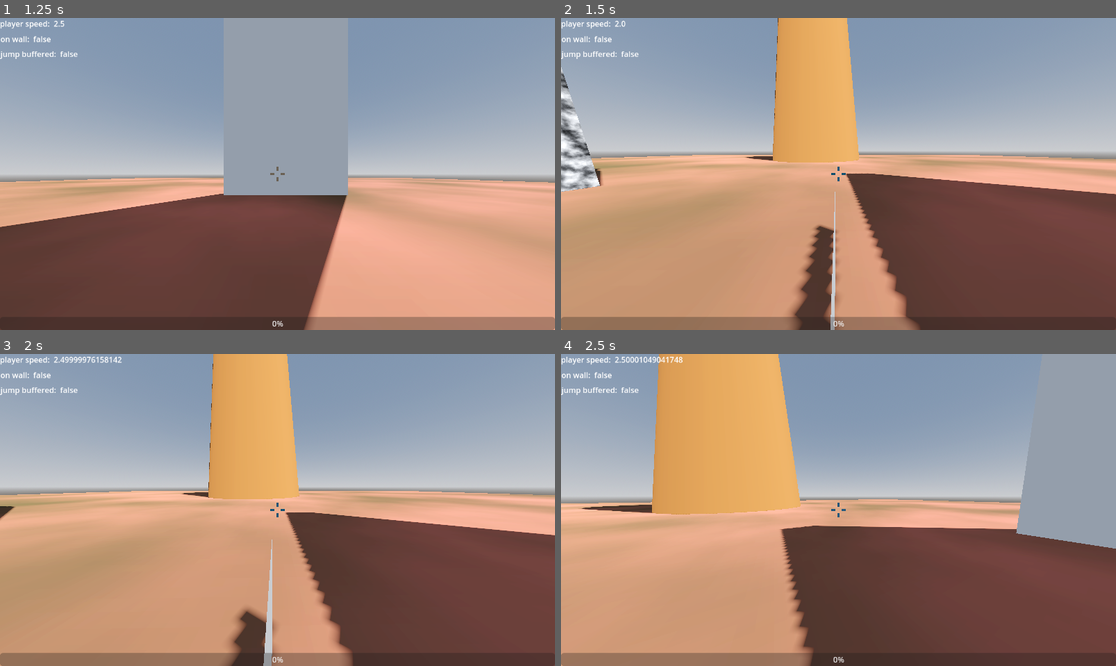
Above: before the commit, frames 1-4 (two rows, left to right).
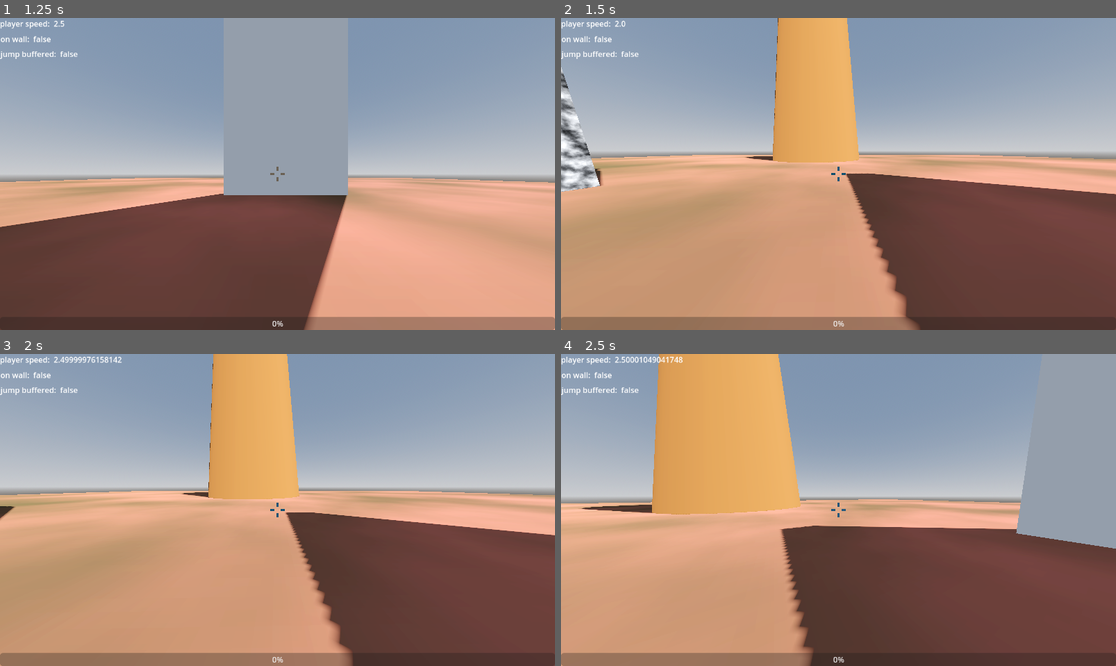
Above: after the commit, the same moments.

Repository: frederikhoheisel/pogotohell
Game: Godot game, scene res://level/test.tscn
The game is run twice, just before and just after one commit, with the same random seed, the same clock (stepped at 60 frames per second) and the same inputs.
Inputs (mouse positions are in pixels of both pictures, inside the frame that each line leads up to):
- Up to frame 1 (1.25 s): tap Enter at 0.5 s; move the mouse to (399, 158) at 0.52 s; hold D (right) from 0.53 s (still down); click (399, 158) at 0.67 s; tap Space (jump) at 0.77 s
- Up to frame 2 (1.5 s): move the mouse to (810, 174) at 1.27 s; release D (right) at 1.28 s; hold W (forward) from 1.28 s (still down)
- Up to frame 3 (2 s): keep holding W (forward); tap Space (jump) at 1.52 s
- Up to frame 4 (2.5 s): keep holding W (forward); move the mouse to (849, 503) at 2.02 s

Frame 1 is identical in both runs. In frame 2, 2.0% of the frame differs, in the area x 41-50%, y 55-100%; in frame 3, 1.4%; in frame 4, nothing differs.

Commit message:
some outline stuff

Diff:
--- a/pogo-to-hell/level/test.tscn
+++ b/pogo-to-hell/level/test.tscn
@@ -1,8 +1,7 @@
-[gd_scene load_steps=20 format=3 uid="uid://lwbfiwaigua3"]
+[gd_scene load_steps=19 format=3 uid="uid://lwbfiwaigua3"]
 
 [ext_resource type="PackedScene" uid="uid://cp0aw825yr8om" path="res://entities/player/player.tscn" id="1_dlp0f"]
 [ext_resource type="PackedScene" uid="uid://c1mxi56rrm2c4" path="res://ui/hud.tscn" id="2_8abgs"]
-[ext_resource type="PackedScene" uid="uid://4ndkdayx6bsf" path="res://ui/Screen_shader.tscn" id="3_sywkh"]
 
 [sub_resource type="ProceduralSkyMaterial" id="ProceduralSkyMaterial_dlp0f"]
 sky_horizon_color = Color(0.66224277, 0.6717428, 0.6867428, 1)
@@ -120,5 +119,3 @@
 operation = 2
 size = Vector3(20, 10, 20)
 material = SubResource("StandardMaterial3D_rsfpr")
-
-[node name="ScreenShader" parent="." instance=ExtResource("3_sywkh")]
--- a/pogo-to-hell/level/test_hans.tscn
+++ b/pogo-to-hell/level/test_hans.tscn
@@ -1,6 +1,7 @@
-[gd_scene load_steps=14 format=3 uid="uid://dj2jf17hpwxug"]
+[gd_scene load_steps=24 format=3 uid="uid://dj2jf17hpwxug"]
 
 [ext_resource type="PackedScene" uid="uid://4ndkdayx6bsf" path="res://ui/Screen_shader.tscn" id="1_cuaqy"]
+[ext_resource type="PackedScene" uid="uid://cp0aw825yr8om" path="res://entities/player/player.tscn" id="1_yjnc3"]
 
 [sub_resource type="ProceduralSkyMaterial" id="ProceduralSkyMaterial_myg2k"]
 sky_horizon_color = Color(0.66224277, 0.6717428, 0.6867428, 1)
@@ -44,6 +45,37 @@
 albedo_color = Color(1, 0.40392157, 0.2, 1)
 albedo_texture = SubResource("NoiseTexture2D_augfa")
 
+[sub_resource type="StandardMaterial3D" id="StandardMaterial3D_yjnc3"]
+albedo_color = Color(0.078431375, 1, 0.78431374, 1)
+
+[sub_resource type="StandardMaterial3D" id="StandardMaterial3D_idop5"]
+albedo_color = Color(0.44525665, 0.00014203385, 0.4468842, 1)
+
+[sub_resource type="StandardMaterial3D" id="StandardMaterial3D_rrrws"]
+albedo_color = Color(0.19215687, 1, 0.21960784, 1)
+
+[sub_resource type="StandardMaterial3D" id="StandardMaterial3D_augfa"]
+albedo_color = Color(0.8, 0.79607844, 0.12156863, 1)
+
+[sub_resource type="StandardMaterial3D" id="StandardMaterial3D_et1fi"]
+albedo_color = Color(1, 0.36078432, 0.1882353, 1)
+
+[sub_resource type="StandardMaterial3D" id="StandardMaterial3D_mjgnq"]
+shading_mode = 2
+diffuse_mode = 3
+specular_mode = 1
+albedo_color = Color(0.2, 0.29803923, 1, 1)
+
+[sub_resource type="StandardMaterial3D" id="StandardMaterial3D_k0a2x"]
+albedo_color = Color(0.33333334, 0.62352943, 0.38039216, 1)
+
+[sub_resource type="StandardMaterial3D" id="StandardMaterial3D_8iu8l"]
+albedo_color = Color(0.6039216, 0.59607846, 0.13333334, 1)
+
+[sub_resource type="StandardMaterial3D" id="StandardMaterial3D_wf48f"]
+disable_specular_occlusion = true
+albedo_color = Color(0.75927615, 0.113937415, 0.5317561, 1)
+
 [node name="TestHans" type="Node3D"]
 
 [node name="DirectionalLight3D" type="DirectionalLight3D" parent="."]
@@ -59,36 +91,53 @@
 shape = SubResource("WorldBoundaryShape3D_myg2k")
 
 [node name="MeshInstance3D" type="MeshInstance3D" parent="Boden"]
+transform = Transform3D(1, 0, 0, 0, 1, 0, 0, 0, 1, -0.27923825, -0.0058453083, -0.0035068989)
 mesh = SubResource("PlaneMesh_yjnc3")
 
 [node name="CSGCombiner3D" type="CSGCombiner3D" parent="."]
+use_collision = true
 
 [node name="CSGBox3D" type="CSGBox3D" parent="CSGCombiner3D"]
 transform = Transform3D(12.54042, 0, 0, 0, 1, 0, 0, 0, 12.371774, 0, 0, 0.359841)
 material = SubResource("StandardMaterial3D_f8ndg")
 
 [node name="CSGCylinder3D" type="CSGCylinder3D" parent="CSGCombiner3D"]
-transform = Transform3D(1, 0, 0, 0, 1, 0, 0, 0, 1, -2.9133444, 1.1425319, 2.9845948)
+transform = Transform3D(1, 0, 0, 0, 1, 0, 0, 0, 1, -3.013951, 1.1733403, 3.0510807)
+material = SubResource("StandardMaterial3D_yjnc3")
 
 [node name="CSGCylinder3D4" type="CSGCylinder3D" parent="CSGCombiner3D"]
-transform = Transform3D(1, 0, 0, 0, 1, 0, 0, 0, 1, 1.7886434, 1.1425319, 2.9845948)
+transform = Transform3D(1, 0, 0, 0, 1, 0, 0, 0, 1, 1.067316, 1.1425319, 2.9845948)
+material = SubResource("StandardMaterial3D_idop5")
 
 [node name="CSGCylinder3D5" type="CSGCylinder3D" parent="CSGCombiner3D"]
 transform = Transform3D(1, 0, 0, 0, 1, 0, 0, 0, 1, 0.6855428, 1.1425319, 4.1010394)
+material = SubResource("StandardMaterial3D_rrrws")
 
 [node name="CSGCylinder3D3" type="CSGCylinder3D" parent="CSGCombiner3D"]
 transform = Transform3D(1, 0, 0, 0, 1, 0, 0, 0, 1, 1.5851817, 2.8913505, -0.115404606)
+material = SubResource("StandardMaterial3D_augfa")
 
 [node name="CSGCylinder3D2" type="CSGCylinder3D" parent="CSGCombiner3D"]
-transform = Transform3D(1.8138573, 0, 0, 0, 4.003512, 0, 0, 0, 1.8784494, -2.9133444, 2.6014667, 0.088282585)
+transform = Transform3D(1.8138573, 0, 0, 0, 4.003512, 0, 0, 0, 1.8784494, -4.7058163, 1.2386327, 0.96726894)
+material = SubResource("StandardMaterial3D_et1fi")
 
 [node name="CSGBox3D2" type="CSGBox3D" parent="CSGCombiner3D"]
-transform = Transform3D(1.6641011, 0, 0, 0, 1.5160238, -0.31332955, 0, 0.500203, 0.94964445, 3.2527704, 2.376112, 0)
+transform = Transform3D(1.6641011, 0, 0, 0, 1.2757714, -0.25850084, 0, 0.4209332, 0.7834687, 2.5526962, 2.865116, -0.2858944)
+size = Vector3(0.96691895, 1, 1)
+material = SubResource("StandardMaterial3D_mjgnq")
 
 [node name="CSGBox3D3" type="CSGBox3D" parent="CSGCombiner3D"]
 transform = Transform3D(1.3315057, 0, -0.59981996, 0, 1.596412, 0, 0.99816084, 0, 0.8001351, -0.19154549, 3.208376, -2.1749725)
+material = SubResource("StandardMaterial3D_k0a2x")
 
-[node name="Camera3D" type="Camera3D" parent="."]
-transform = Transform3D(1, 0, 0, 0, 0.87393343, 0.48604557, 0, -0.48604557, 0.87393343, 0, 4.3201857, 7.9126515)
+[node name="CSGBox3D4" type="CSGBox3D" parent="CSGCombiner3D"]
+transform = Transform3D(1.3315057, 0, -0.59981996, 0, 1.596412, 0, 0.99816084, 0, 0.8001351, -0.19154549, 0.06568414, -2.1749725)
+material = SubResource("StandardMaterial3D_8iu8l")
 
-[node name="ScreenShader" parent="Camera3D" instance=ExtResource("1_cuaqy")]
+[node name="CSGSphere3D2" type="CSGSphere3D" parent="CSGCombiner3D"]
+transform = Transform3D(1, 0, 0, 0, 0.9705401, -0.24093954, 0, 0.24093954, 0.9705401, -2.5473769, 3.8889449, 2.030126)
+material = SubResource("StandardMaterial3D_wf48f")
+
+[node name="Player" parent="." instance=ExtResource("1_yjnc3")]
+
+[node name="ScreenShader" parent="Player" instance=ExtResource("1_cuaqy")]
--- a/pogo-to-hell/project.godot
+++ b/pogo-to-hell/project.godot
@@ -14,6 +14,10 @@
 run/main_scene="uid://lwbfiwaigua3"
 config/features=PackedStringArray("4.5", "Forward Plus")
 config/icon="res://icon.svg"
+
+[filesystem]
+
+import/blender/enabled=false
 
 [input]
 
--- a/pogo-to-hell/shaders/outline.gdshader
+++ b/pogo-to-hell/shaders/sobel_big.gdshader
@@ -18,7 +18,7 @@
 	return normalize(normal*2.0 - 1.0);
 }
 
-vec3[9] get_neighbors(vec2 uv, vec2 pixel_size) {
+vec3[9] get_depth_neighbors(vec2 uv, vec2 pixel_size) {
 	vec3 neighbors[9];
 	for (int col = 0; col < 3; col++){
 		float offset_y = float(col-1) * pixel_size.y;
@@ -29,6 +29,31 @@
 	}
 	return neighbors;
 }
+
+vec3[9] get_normal_neighbors(vec2 uv, vec2 pixel_size) {
+	vec3 neighbors[9];
+	for (int col = 0; col < 3; col++){
+		float offset_y = float(col-1) * pixel_size.y;
+		for (int row = 0; row < 3; row++) {
+			float offset_x = float(row-1) * pixel_size.x;
+			neighbors[col*3 + row] = normalize_normal(texture(normal_texture, uv + vec2(offset_x, offset_y)).rgb);
+		}
+	}
+	return neighbors;
+}
+
+vec3[9] get_color_neighbors(vec2 uv, vec2 pixel_size) {
+	vec3 neighbors[9];
+	for (int col = 0; col < 3; col++){
+		float offset_y = float(col-1) * pixel_size.y;
+		for (int row = 0; row < 3; row++) {
+			float offset_x = float(row-1) * pixel_size.x;
+			neighbors[col*3 + row] = normalize_normal(texture(screen_texture, uv + vec2(offset_x, offset_y)).rgb);
+		}
+	}
+	return neighbors;
+}
+
 
 float[9] avg_neighbors(vec3 neighbors[9]) {
 	float avg_neighbors[9];
@@ -55,8 +80,11 @@
 	vertical += sobely[7] * neighbors[7];
 	vertical += sobely[8] * neighbors[8];
 
-	res = abs((dot(horizontal, horizontal)) + abs(dot(vertical, vertical)));
-	return res;
+	res = sqrt((dot(horizontal, horizontal)) + abs(dot(vertical, vertical)));
+	if (res > 0.2) {
+		return res;
+	}
+	return 0.0;
 }
 
 
@@ -73,9 +101,15 @@
 	float depth_avg = (depth.r + depth.g + depth.b)/3.0;
 	float normal_avg = (normal.r + normal.g + normal.b)/3.0;
 
-	float neighbors[9] = avg_neighbors(get_neighbors(uv, pixel_size));
-	float res = sobel(uv, pixel_size, neighbors);
+	float normal_neighbors[9] = avg_neighbors(get_normal_neighbors(uv, pixel_size));
+	float normal_outlines = sobel(uv, pixel_size, normal_neighbors);
 
-	ALBEDO.rgb = vec3(res);
+	float depth_neighbors[9] = avg_neighbors(get_depth_neighbors(uv, pixel_size));
+	float depth_outlines = sobel(uv, pixel_size, normal_neighbors);
+
+	float color_neighbors[9] = avg_neighbors(get_color_neighbors(uv, pixel_size));
+	float color_outlines = sobel(uv, pixel_size, color_neighbors);
+
+	ALBEDO.rgb = color.rgb + 0.5*depth_outlines;
 
 }
--- /dev/null
+++ b/pogo-to-hell/shaders/sobel_small.gdshader
@@ -0,0 +1,129 @@
+shader_type spatial;
+render_mode unshaded, cull_disabled, fog_disabled;
+
+uniform sampler2D screen_texture : hint_screen_texture, filter_linear_mipmap;
+uniform sampler2D depth_texture : hint_depth_texture, filter_nearest_mipmap;
+uniform sampler2D normal_texture : hint_normal_roughness_texture, filter_linear_mipmap;
+
+const float sobel[3] = {
+	1.0, 0.0, -1.0
+};
+
+
+
+vec3 normalize_normal(vec3 normal) {
+	return normalize(normal*2.0 - 1.0);
+}
+
+float depth_sobel1(vec2 uv, vec2 pixel_size) {
+	float neighbors[5];
+	float res;
+	float horizontal = 0.0;
+	float vertical = 0.0;
+
+	neighbors[0] = texture(depth_texture, uv + vec2(0, -pixel_size.y)).r;
+	neighbors[1] = texture(depth_texture, uv + vec2(-pixel_size.x, 0)).r;
+	neighbors[2] = texture(depth_texture, uv).r;
+	neighbors[3] = texture(depth_texture, uv + vec2(pixel_size.x, 0)).r;
+	neighbors[4] = texture(depth_texture, uv + vec2(0, pixel_size.y)).r;
+
+	horizontal += sobel[0] * neighbors[1];
+	horizontal += sobel[2] * neighbors[3];
+
+	vertical += sobel[2] * neighbors[0];
+	vertical += sobel[0] * neighbors[4];
+
+	res = 100.0 * sqrt((horizontal * horizontal) + (vertical * vertical));
+
+	if (res < 0.8) return 0.0;
+	return res;
+}
+
+vec3[9] get_normal_neighbors(vec2 uv, vec2 pixel_size) {
+	vec3 neighbors[9];
+	for (int col = 0; col < 3; col++){
+		float offset_y = float(col-1) * pixel_size.y;
+		for (int row = 0; row < 3; row++) {
+			float offset_x = float(row-1) * pixel_size.x;
+			neighbors[col*3 + row] = normalize_normal(texture(normal_texture, uv + vec2(offset_x, offset_y)).rgb);
+		}
+	}
+	return neighbors;
+}
+
+float[9] get_depth_neighbors(vec2 uv, vec2 pixel_size) {
+	float neighbors[9];
+	for (int col = 0; col < 3; col++){
+		float offset_y = float(col-1) * pixel_size.y;
+		for (int row = 0; row < 3; row++) {
+			float offset_x = float(row-1) * pixel_size.x;
+			neighbors[col*3 + row] = texture(depth_texture, uv + vec2(offset_x, offset_y)).r;
+		}
+	}
+	return neighbors;
+}
+
+float outline(vec2 uv, vec2 pixel_size, float depth) {
+	float depth_neighbors[9];
+	vec3 normal_neighbors[9];
+	float res;
+	float depth_threshold = 0.1; //30
+	float normal_threshold = 1000000.0;
+	float offset = 1.0;
+	depth_neighbors = get_depth_neighbors(uv, offset * pixel_size);
+	normal_neighbors = get_normal_neighbors(uv, offset * pixel_size);
+
+
+	float sobel_depth_x = depth_neighbors[0] + 2.0 * depth_neighbors[3] + depth_neighbors[6] - depth_neighbors[2] - 2.0 * depth_neighbors[5] - depth_neighbors[8];
+	float sobel_depth_y = depth_neighbors[0] + 2.0 * depth_neighbors[1] + depth_neighbors[2] - depth_neighbors[6] - 2.0 * depth_neighbors[7] - depth_neighbors[8];
+	float depth_gradient = 100.0 * (abs(sobel_depth_x) + abs(sobel_depth_y));
+
+	depth_threshold *= depth;
+	if (depth_gradient > depth_threshold) depth_gradient = 1.0;
+	else depth_gradient = 0.0;
+	//depth_gradient = step(depth_threshold, depth_gradient);
+
+	vec3 sobel_norm_x_vec = normal_neighbors[0] + 2.0 * normal_neighbors[3] + normal_neighbors[6] - normal_neighbors[2] - 2.0 * normal_neighbors[5] - normal_neighbors[8];
+	vec3 sobel_norm_y_vec = normal_neighbors[0] + 2.0 * normal_neighbors[1] + normal_neighbors[2] - normal_neighbors[6] - 2.0 * normal_neighbors[7] - normal_neighbors[8];
+	float normal_gradient = sqrt(dot(sobel_norm_x_vec, sobel_norm_x_vec) + dot(sobel_norm_y_vec, sobel_norm_y_vec));
+
+	normal_threshold *= depth_neighbors[4];
+	if (normal_gradient > normal_threshold) normal_gradient = 1.0;
+	else normal_gradient = 0.0;
+
+	res = max(depth_gradient, normal_gradient);
+	return clamp(0.0, 1.0, res);
+}
+
+
+float[9] avg_neighbors(vec3 neighbors[9]) {
+	float avg_neighbors[9];
+	for (int i = 0; i < 9; i++) {
+		avg_neighbors[i] = (neighbors[i].r + neighbors[i].b + neighbors[i].b)/3.0;
+	}
+	return avg_neighbors;
+}
+
+void vertex() {
+  	POSITION = vec4(VERTEX.xy, 1.0, 1.0);
+}
+
+void fragment() {
+	vec2 uv = SCREEN_UV;
+	vec2 pixel_size = vec2(1.0/VIEWPORT_SIZE.x, 1.0/VIEWPORT_SIZE.y);
+	vec4 color = texture(screen_texture, uv);
+	vec4 normal = texture(normal_texture, uv);
+	float depth = texture(depth_texture, uv).r;
+	vec3 ndc = vec3(SCREEN_UV * 2.0 - 1.0, depth);
+	vec4 view = INV_PROJECTION_MATRIX * vec4(ndc, 1.0);
+	view.xyz /= view.w;
+	float linear_depth = -view.z;
+
+	vec4 vertex_pos_homo = INV_VIEW_MATRIX * vec4(VERTEX, 1.0);
+	vec3 vertex_world = (vertex_pos_homo / vertex_pos_homo.w).xyz;
+	vec3 view_dir = vertex_world - CAMERA_POSITION_WORLD;
+	float grazing = clamp(1.0 - pow(abs(normal.z), 2), 0.0, 1.0);
+	grazing = step(grazing, 0.7);
+	ALBED.rgb = color.rgb + vec3(grazing);
+	//ALBEDO.rgb = color.rgb - (outline(uv, pixel_size, linear_depth));
+}
--- a/pogo-to-hell/ui/Screen_shader.tscn
+++ b/pogo-to-hell/ui/Screen_shader.tscn
@@ -1,6 +1,6 @@
 [gd_scene load_steps=4 format=3 uid="uid://4ndkdayx6bsf"]
 
-[ext_resource type="Shader" uid="uid://bml0jk4a2l3s" path="res://shaders/outline.gdshader" id="1_xa4i0"]
+[ext_resource type="Shader" uid="uid://vicxrmat083w" path="res://shaders/sobel_small.gdshader" id="1_xa4i0"]
 
 [sub_resource type="ShaderMaterial" id="ShaderMaterial_xa4i0"]
 render_priority = 0
Renamed: pogo-to-hell/shaders/outline.gdshader.uid -> pogo-to-hell/shaders/sobel_big.gdshader.uid
Not shown, added: pogo-to-hell/shaders/sobel_small.gdshader.uid
Binary file added: pogo-to-hell/shaders/tree_enemy.glb
Not shown, added: pogo-to-hell/shaders/tree_enemy.glb.import
Not shown, added: pogo-to-hell/shaders/tree_enemy.blend
